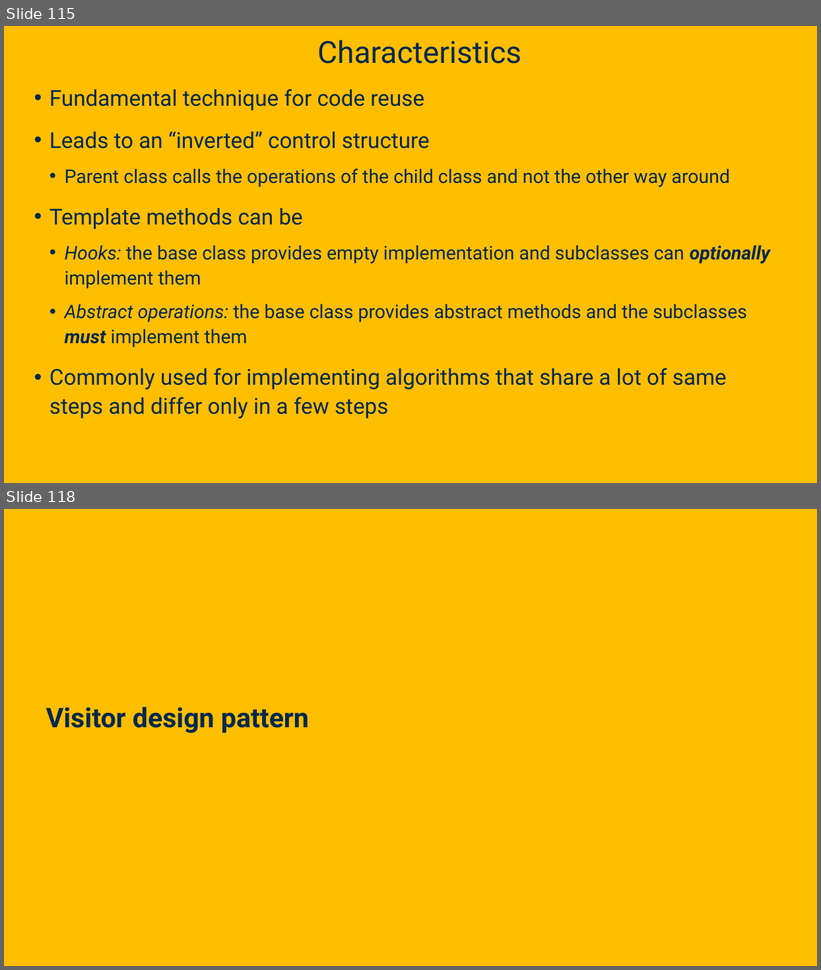
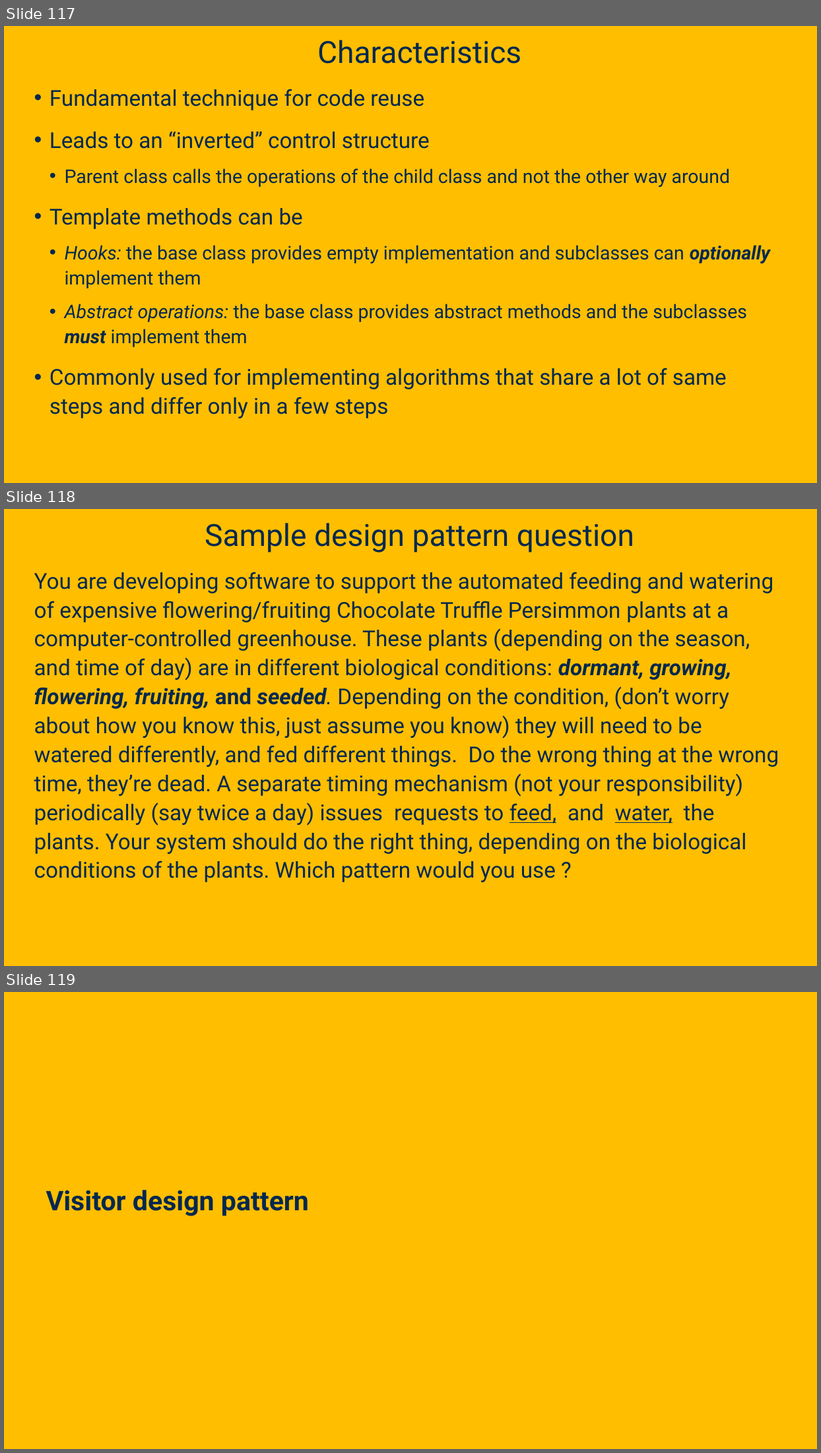
Before and after one commit to davsec-teaching/ecs160-f25, a slide deck: slides/8_design_patterns.pptx. Shown one above the other, each under a label of ours: slides 115 and 118 before the commit, slides 117, 118 and 119 after it; the slides between them are not shown. The pictures are 821x970 and 821x1453 pixels, drawn with LibreOffice and Linux fonts; fonts in the diff are those of the drawing; background and template pictures are left out. Boxes give left, top, right and bottom in pixels: in the first picture for what was removed or moved away, otherwise in the second. Text is boxed around its words. In the diff, an @@ line names an element or a change of style, - is before the commit and + after.

```diff
--- a/slides/8_design_patterns.pptx
+++ b/slides/8_design_patterns.pptx
@@ slide 118 added at (4, 509, 817, 966), background picture (left out) @@
@@ title added at (205, 523, 634, 553), 36 pt, text #022850 @@
+Sample design pattern question
@@ text added at (34, 572, 779, 883), 25.9 pt, text #022850 @@
+You are developing software to support the automated feeding and watering of expensive flowering/fruiting Chocolate Truffle Persimmon plants at a computer-controlled greenhouse. These plants (depending on the season, and time of day) are in different biological conditions: dormant, growing, flowering, fruiting, and seeded. Depending on the condition, (don’t worry about how you know this, just assume you know) they will need to be watered differently, and fed different things. Do the wrong thing at the wrong time, they’re dead. A separate timing mechanism (not your responsibility) periodically (say twice a day) issues requests to feed, and water, the plants. Your system should do the right thing, depending on the biological conditions of the plants. Which pattern would you use ?
@@ what was slide 115 is now slide 117 @@
@@ what was slide 118 is now slide 119 @@
```
Also in this commit, not shown: 12 slides changed, 1 other slide added, 1 slide removed.
